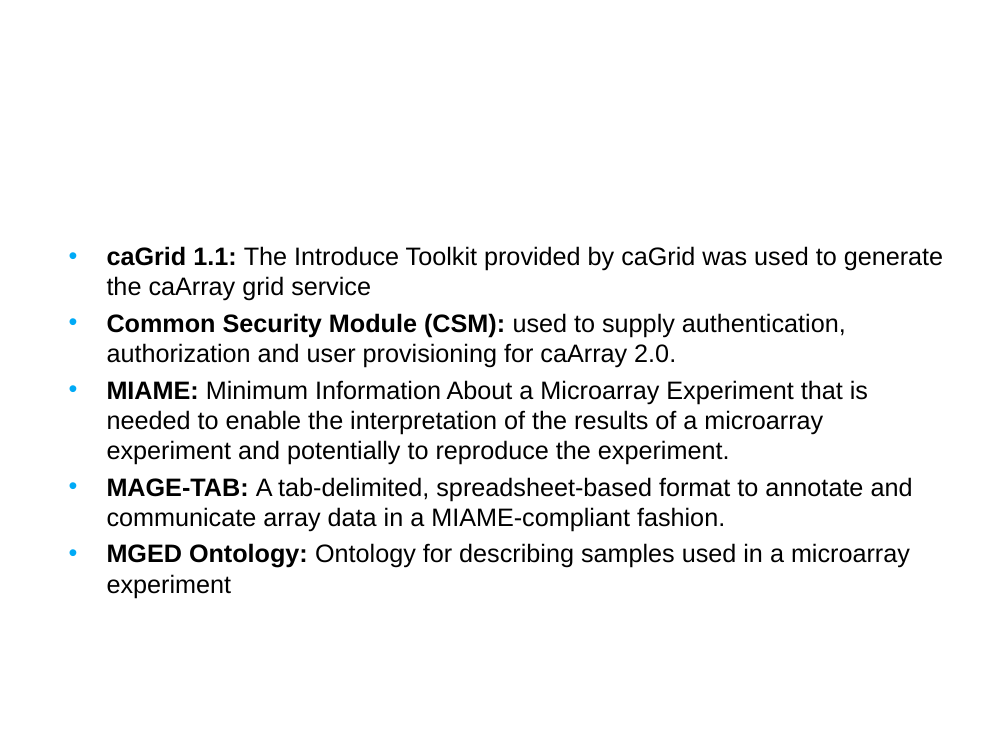
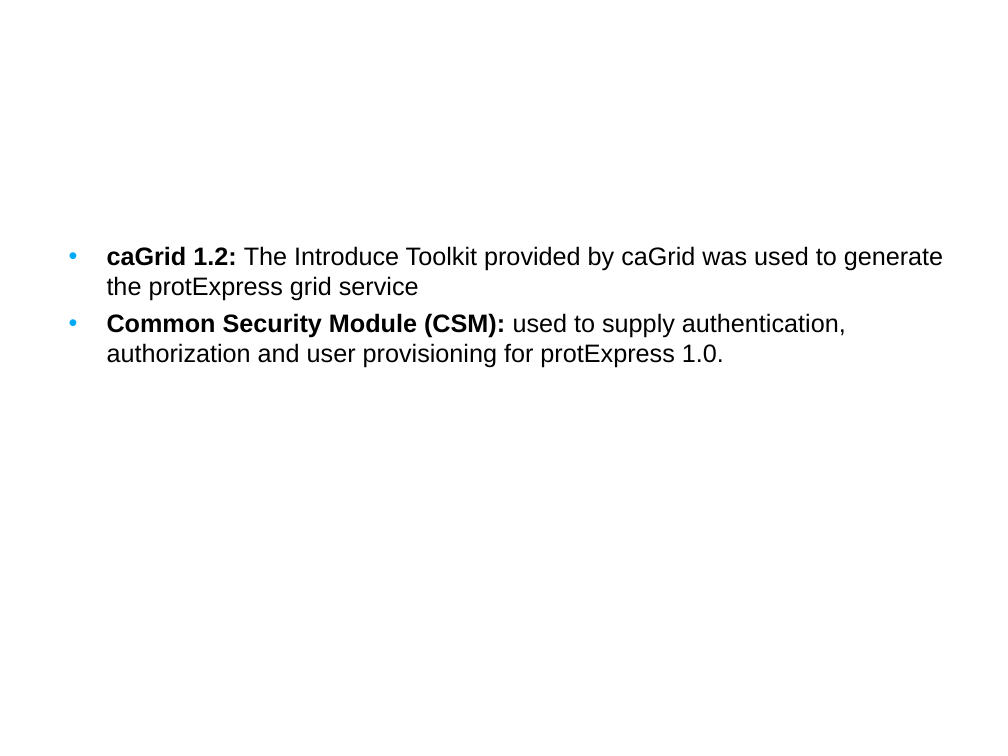
Before and after one commit to NCIP/prot-express, a slide deck: slide 9 of docs/silver_compatibility_review/1.0/artifacts/01. protexpress_silver_compat_kickoff_Jan_2008.ppt (slide 7 before the commit). Drawn at 1008x756 pixels with LibreOffice and Linux fonts; fonts in the diff are those of the drawing; background and template pictures are left out. Boxes give left, top, right and bottom in pixels: in the first picture for what was removed or moved away, otherwise in the second. Text is boxed around its words. In the diff, an @@ line names an element or a change of style, - is before the commit and + after.

```diff
--- a/docs/silver_compatibility_review/1.0/artifacts/01. protexpress_silver_compat_kickoff_Jan_2008.ppt
+++ b/docs/silver_compatibility_review/1.0/artifacts/01. protexpress_silver_compat_kickoff_Jan_2008.ppt
@@ text at [107,246,943,368]: text changed @@
-• caGrid 1.1: The Introduce Toolkit provided by caGrid was used to generate the caArray grid service
-• Common Security Module (CSM): used to supply authentication, authorization and user provisioning for caArray 2.0.
-• MIAME: Minimum Information About a Microarray Experiment that is needed to enable the interpretation of the results of a microarray experiment and potentially to reproduce the experiment.
-• MAGE-TAB: A tab-delimited, spreadsheet-based format to annotate and communicate array data in a MIAME-compliant fashion.
-• MGED Ontology: Ontology for describing samples used in a microarray experiment
+• caGrid 1.2: The Introduce Toolkit provided by caGrid was used to generate the protExpress grid service
+• Common Security Module (CSM): used to supply authentication, authorization and user provisioning for protExpress 1.0.
```
Also in this commit, not shown: 10 other slides changed, 4 slides added, 9 slides removed, 10 other files.
